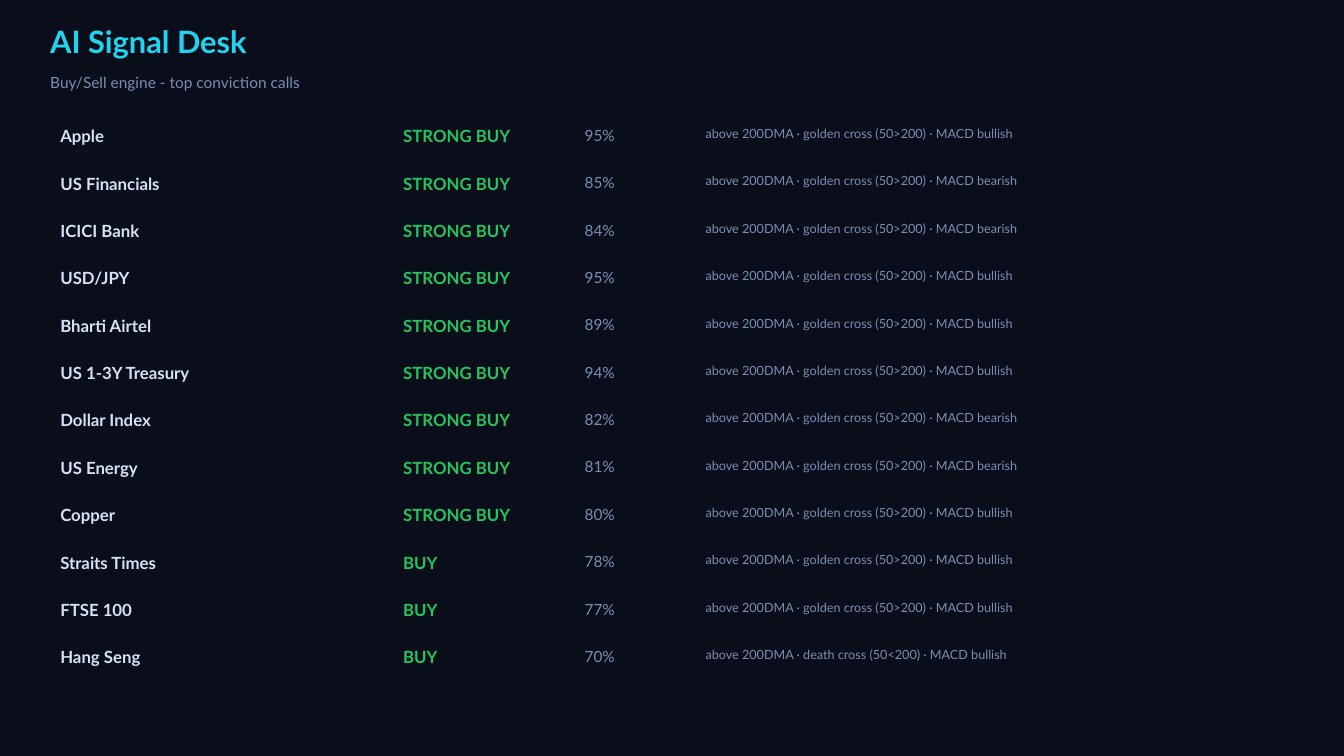
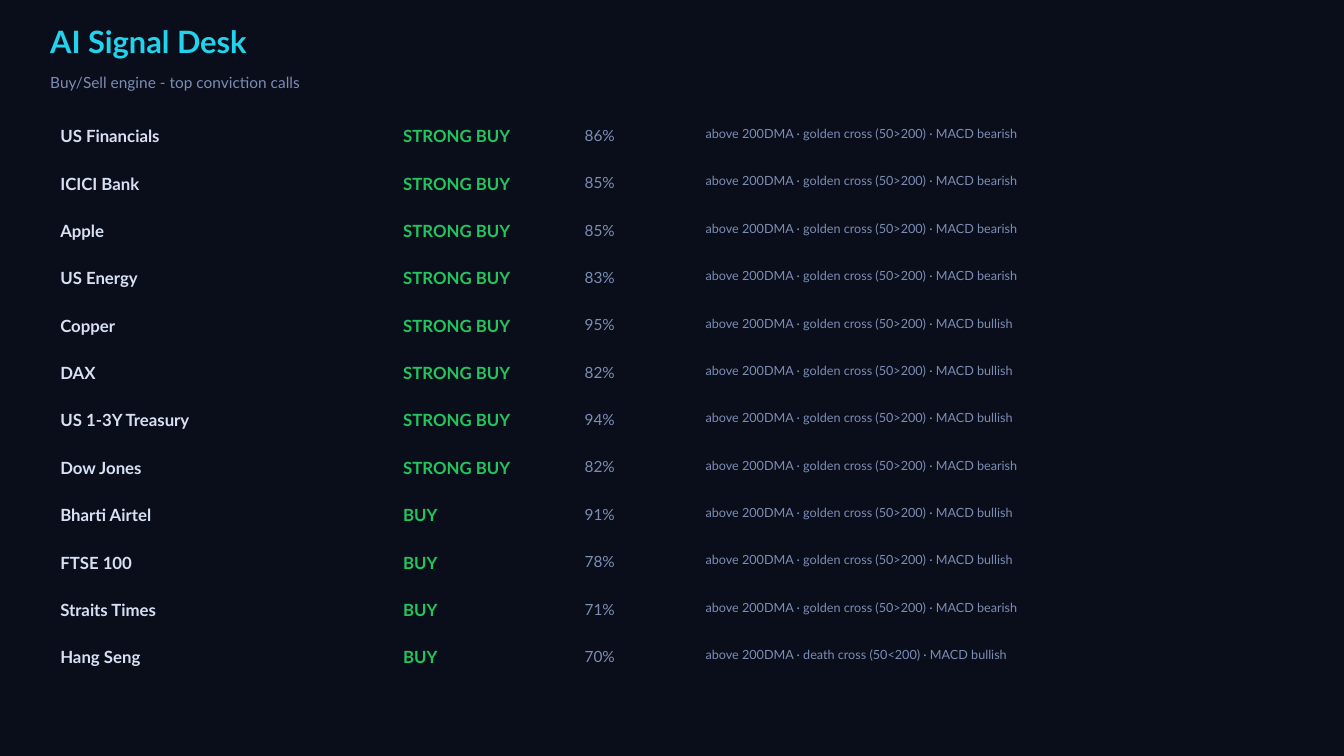
Before and after one commit to Pravkum23/pmr-terminal, a slide deck: slide 4 of docs/pmr_daily.pptx. Drawn at 1344x756 pixels with LibreOffice and Linux fonts; fonts in the diff are those of the drawing. Boxes give left, top, right and bottom in pixels: in the first picture for what was removed or moved away, otherwise in the second. Text is boxed around its words. In the diff, an @@ line names an element or a change of style, - is before the commit and + after.

```diff
--- a/docs/pmr_daily.pptx
+++ b/docs/pmr_daily.pptx
@@ text "US Financials": place and size @@
-text "US Financials" at bbox=[60, 177, 160, 190]
+text "US Financials" at bbox=[60, 129, 160, 142]
@@ text at bbox=[585, 130, 615, 141]: text changed @@
-95%
+86%
@@ text at bbox=[706, 128, 1017, 140]: text changed @@
-above 200DMA · golden cross (50>200) · MACD bullish
+above 200DMA · golden cross (50>200) · MACD bearish
@@ text "ICICI Bank": place and size @@
-text "ICICI Bank" at bbox=[60, 224, 139, 237]
+text "ICICI Bank" at bbox=[60, 177, 139, 190]
@@ text "Apple": place and size @@
-text "Apple" at bbox=[60, 129, 104, 145]
+text "Apple" at bbox=[60, 224, 104, 240]
@@ text at bbox=[585, 225, 615, 236]: text changed @@
-84%
+85%
@@ text at bbox=[60, 271, 138, 287]: text changed @@
-USD/JPY
+US Energy
@@ text added at bbox=[585, 272, 615, 283], 11 pt, text #7C8DB5 @@
+83%
@@ text at bbox=[706, 270, 1017, 282]: text changed @@
-above 200DMA · golden cross (50>200) · MACD bullish
+above 200DMA · golden cross (50>200) · MACD bearish
@@ text at bbox=[60, 319, 115, 335]: text changed @@
-Bharti Airtel
+Copper
@@ text "95%": place and size @@
-text "95%" at bbox=[585, 272, 615, 283]
+text "95%" at bbox=[585, 319, 615, 330]
@@ text removed at bbox=[585, 319, 615, 330] @@
-89%
@@ text "82%": place and size @@
-text "82%" at bbox=[585, 414, 615, 425]
+text "82%" at bbox=[585, 367, 615, 378]
@@ text added at bbox=[60, 367, 95, 379], 12 pt, text #D7E1F3, bold @@
+DAX
@@ text "US 1-3Y Treasury": place and size @@
-text "US 1-3Y Treasury" at bbox=[60, 366, 190, 382]
+text "US 1-3Y Treasury" at bbox=[60, 413, 190, 429]
@@ text removed at bbox=[60, 413, 150, 426] @@
-Dollar Index
@@ text "94%": place and size @@
-text "94%" at bbox=[585, 367, 615, 378]
+text "94%" at bbox=[585, 414, 615, 425]
@@ text at bbox=[706, 412, 1013, 424]: text changed @@
-above 200DMA · golden cross (50>200) · MACD bearish
+above 200DMA · golden cross (50>200) · MACD bullish
@@ text at bbox=[60, 462, 141, 474]: text changed @@
-US Energy
+Dow Jones
@@ text at bbox=[585, 461, 615, 472]: text changed @@
-81%
+82%
@@ text at bbox=[60, 508, 151, 521]: text changed @@
-Copper
+Bharti Airtel
@@ text at bbox=[403, 509, 437, 521]: text changed @@
-STRONG BUY
+BUY
@@ text at bbox=[585, 509, 615, 520]: text changed @@
-80%
+91%
@@ text "FTSE 100": place and size @@
-text "FTSE 100" at bbox=[60, 603, 132, 616]
+text "FTSE 100" at bbox=[60, 556, 132, 569]
@@ text "Straits Times": place and size @@
-text "Straits Times" at bbox=[60, 556, 156, 569]
+text "Straits Times" at bbox=[60, 603, 156, 616]
@@ text at bbox=[585, 604, 615, 615]: text changed @@
-77%
+71%
@@ text at bbox=[706, 602, 1017, 614]: text changed @@
-above 200DMA · golden cross (50>200) · MACD bullish
+above 200DMA · golden cross (50>200) · MACD bearish
```
Also in this commit, not shown: 3 other slides changed, 3 other files.
